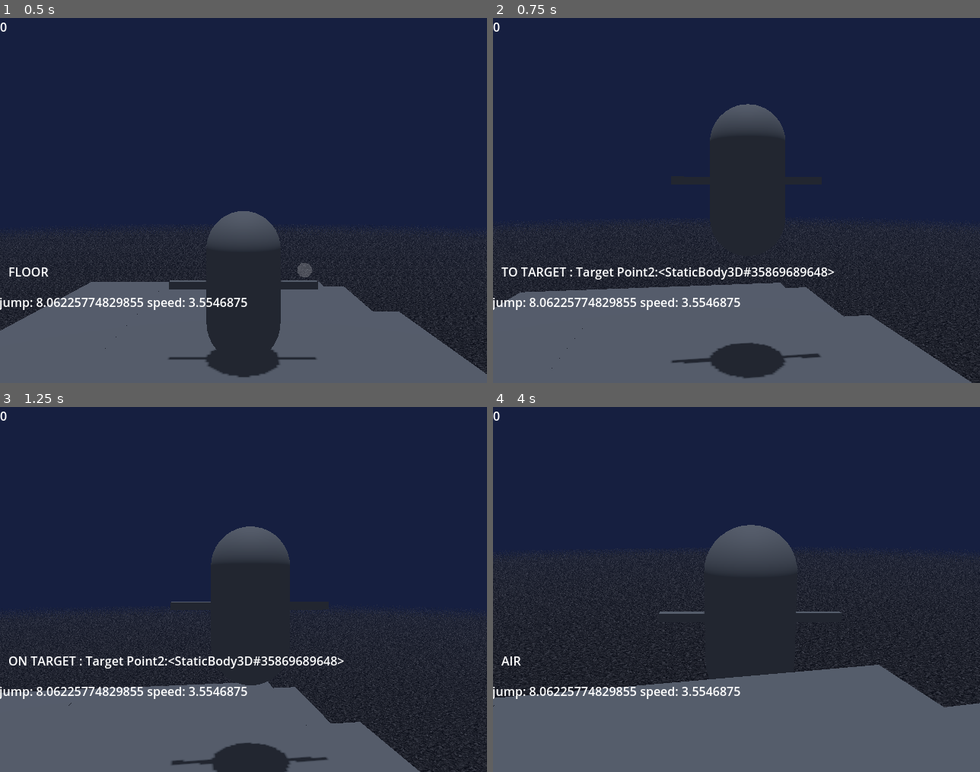
Above: before the commit, frames 1-4 (two rows, left to right).
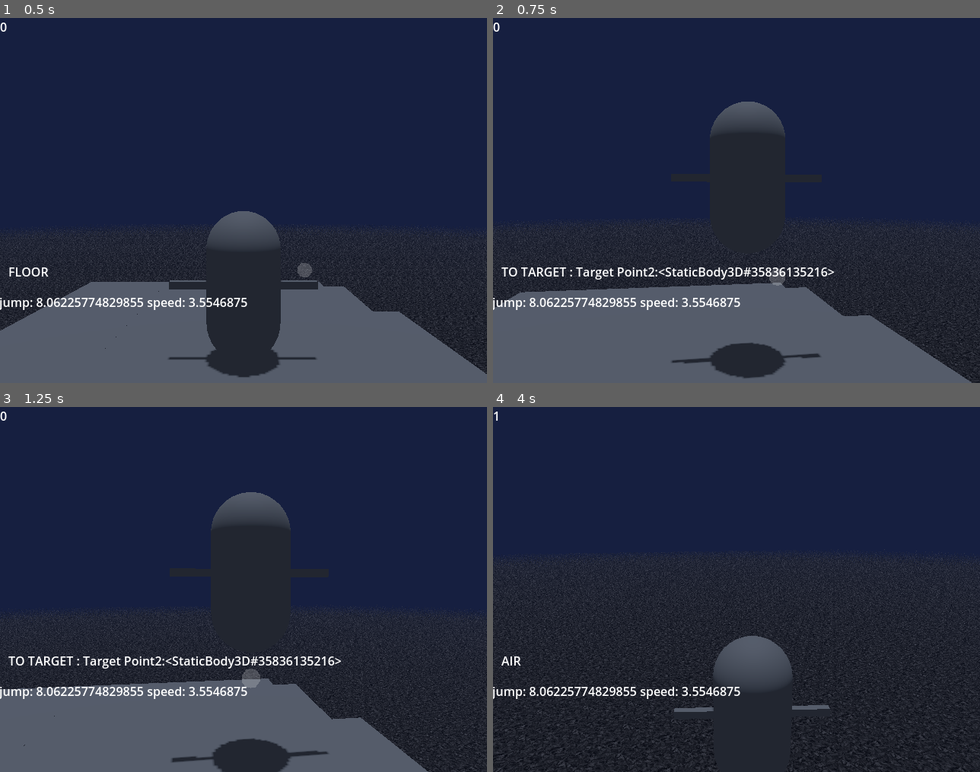
Above: after the commit, the same moments.

Repository: NoahChase/Sly-Cooper--A-Thief-in-Godot
Game: Godot game, scene res://Scenes/Worlds/hazard_room.tscn
The game is run twice, just before and just after one commit, with the same random seed, the same clock (stepped at 60 frames per second) and the same inputs.
Inputs (mouse positions are in pixels of both pictures, inside the frame that each line leads up to):
- Up to frame 1 (0.5 s): no input
- Up to frame 2 (0.75 s): tap Enter (ui_accept) at 0.5 s; move the mouse to (760, 200) at 0.52 s; hold Up (ui_up) from 0.53 s (still down); tap Q (circle) at 0.6 s
- Up to frame 3 (1.25 s): keep holding Up (ui_up); tap Enter (ui_accept) at 0.77 s
- Up to frame 4 (4 s): keep holding Up (ui_up); move the mouse to (712, 589) at 1.27 s; tap Q (circle) every 0.75 s from 1.35 to 3.6 s; tap Enter (ui_accept) at 1.52, 3.02, 3.77 s; move the mouse to (746, 582) at 2.02 s; move the mouse to (731, 596) at 2.77 s; move the mouse to (775, 593) at 3.52 s

Frame 1 is identical in both runs. In frame 2, 0.4% of the frame differs, in the area x 12-95%, y 22-97%; in frame 3, 5.8%; in frame 4, 29%, in the area x 0-100%, y 1-100%.

Commit message:
thief move improvements

Diff:
--- a/Assets/Models/test_rope_mesh.tscn
+++ b/Assets/Models/test_rope_mesh.tscn
@@ -3,7 +3,7 @@
 [sub_resource type="CylinderMesh" id="CylinderMesh_ru1tb"]
 top_radius = 0.05
 bottom_radius = 0.05
-height = 2.23086
+height = 2.23411
 radial_segments = 6
 rings = 1
 
--- a/Scripts/player__sly.gd
+++ b/Scripts/player__sly.gd
@@ -210,7 +210,6 @@
 			target.player = self
 			state = ON_TARGET
 		else:
-			target.player = self
 			state = TO_TARGET
 		if state == ON_TARGET and distance_to_player > 0.5:
 			state = AIR
@@ -275,9 +274,9 @@
 
 			var horizontal_distance = Vector2(target.global_transform.origin.x - global_transform.origin.x, target.global_transform.origin.z - global_transform.origin.z).length()
 
-			if not horizontal_distance <= SPEED * 6.5 * delta:
-				velocity.y = lerp(velocity.y, magnet_direction.y + 0.5 * SPEED, 0.05)
-			elif  global_transform.origin.y < target.global_transform.origin.y:
+			if horizontal_distance >= 1:
+				velocity.y = lerp(velocity.y, magnet_direction.y + 0.5 * SPEED, 0.05 / (horizontal_distance + 0.05))
+			elif global_transform.origin.y < target.global_transform.origin.y:
 				velocity.y = lerp(velocity.y, magnet_direction.y * 8, 0.3)
 		else:
 			state = AIR
